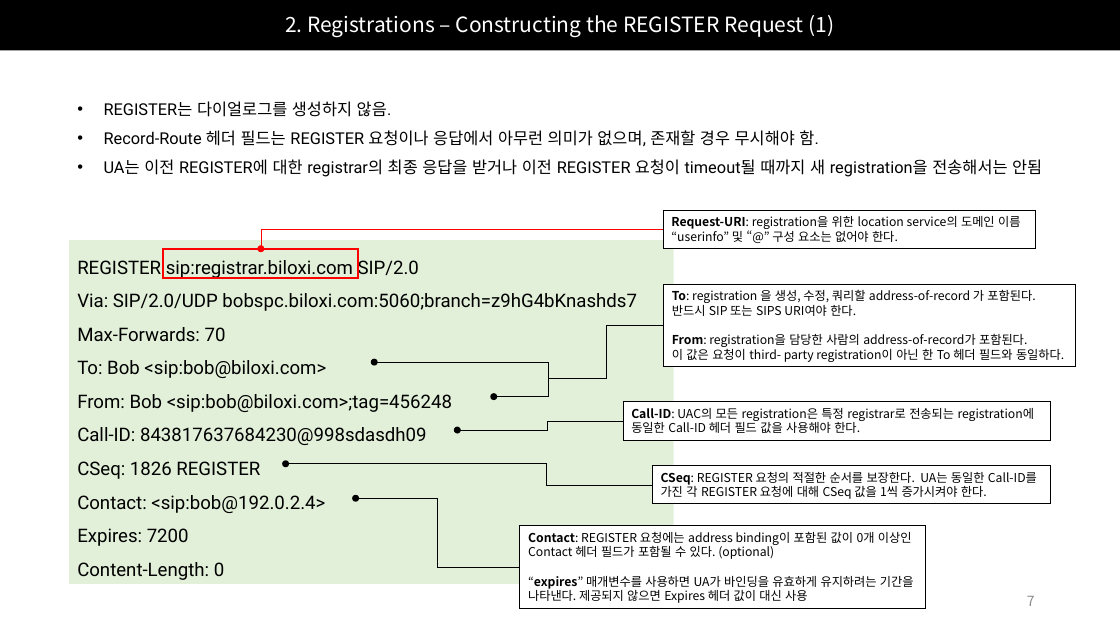
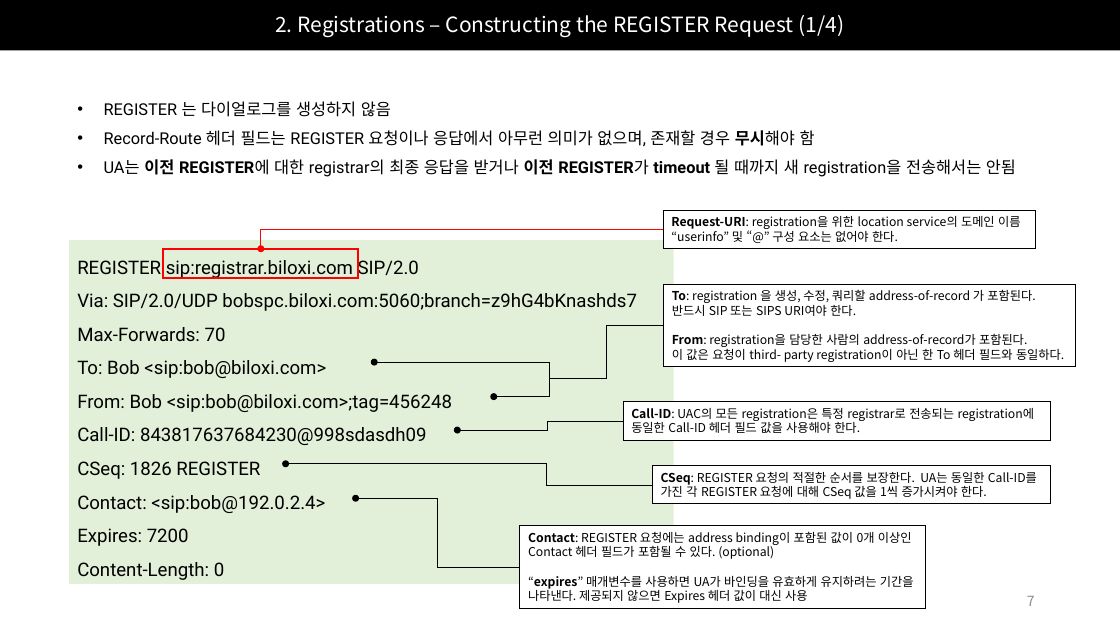
Before and after one commit to Epsilonely/SIP-Survey, a slide deck: slide 7 of 세미나 2차.pptx. Drawn at 1120x630 pixels with LibreOffice and Linux fonts; fonts in the diff are those of the drawing. Boxes give left, top, right and bottom in pixels: in the first picture for what was removed or moved away, otherwise in the second. Text is boxed around its words. In the diff, an @@ line names an element or a change of style, - is before the commit and + after.

```diff
--- a/세미나 2차.pptx
+++ b/세미나 2차.pptx
@@ title at box(275, 15, 845, 37): text changed @@
-2. Registrations – Constructing the REGISTER Request (1)
+2. Registrations – Constructing the REGISTER Request (1/4)
@@ text at box(104, 101, 1016, 177): text changed @@
-• REGISTER는 다이얼로그를 생성하지 않음.
-• Record-Route 헤더 필드는 REGISTER 요청이나 응답에서 아무런 의미가 없으며, 존재할 경우 무시해야 함.
-• UA는 이전 REGISTER에 대한 registrar의 최종 응답을 받거나 이전 REGISTER 요청이 timeout될 때까지 새 registration을 전송해서는 안됨
+• REGISTER 는 다이얼로그를 생성하지 않음
+• Record-Route 헤더 필드는 REGISTER 요청이나 응답에서 아무런 의미가 없으며, 존재할 경우 무시해야 함
+• UA는 이전 REGISTER에 대한 registrar의 최종 응답을 받거나 이전 REGISTER가 timeout 될 때까지 새 registration을 전송해서는 안됨
```
Also in this commit, not shown: 27 other slides changed, 2 slides removed.
